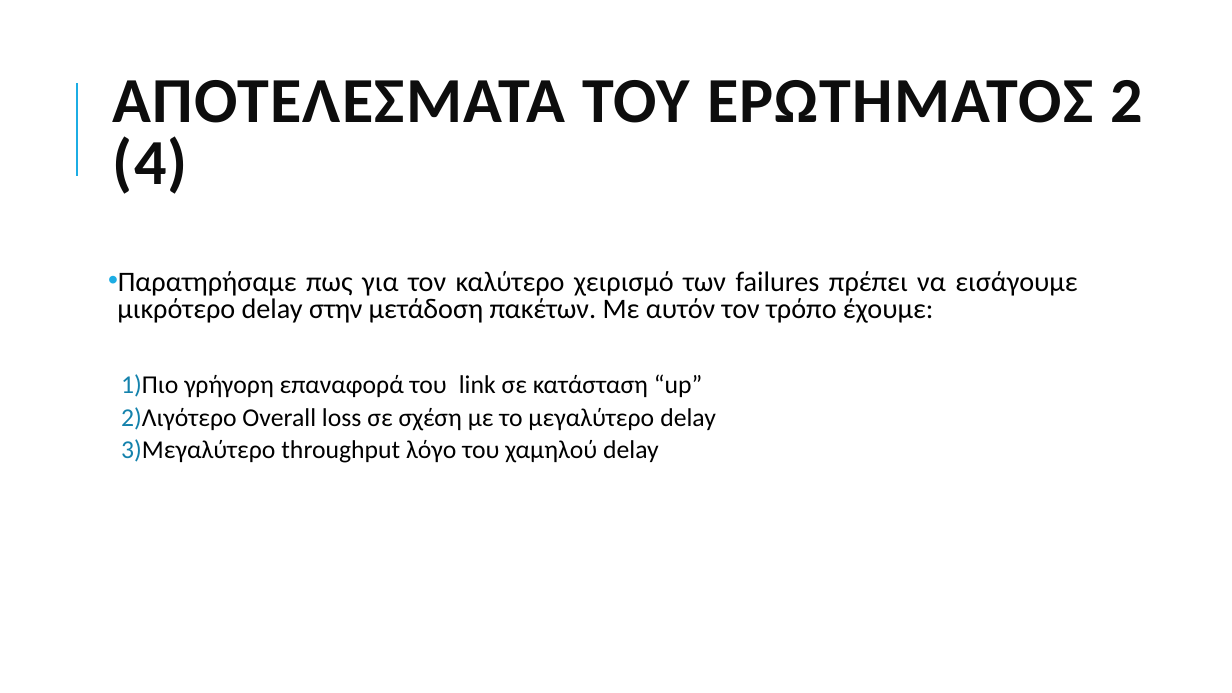
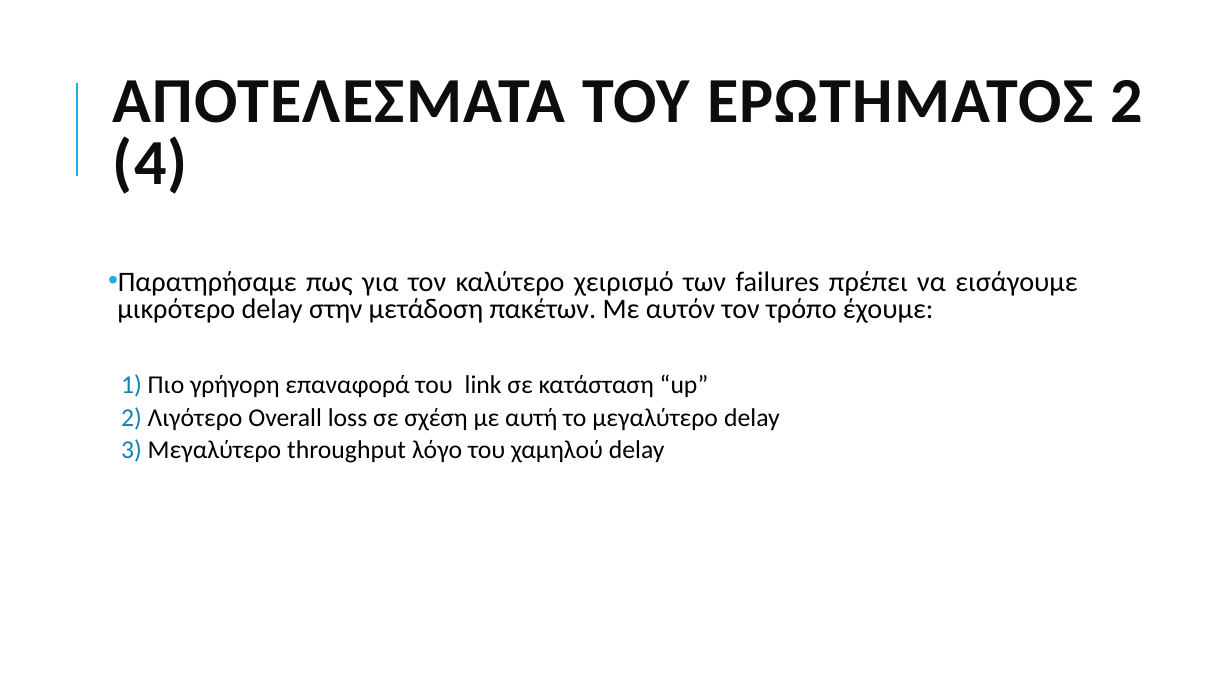
Before and after one commit to grgmyl/Ns3Project, a slide deck: slide 17 of Presentations/Ns-3_presentation_F.pptx. Drawn at 1232x693 pixels with LibreOffice and Linux fonts; fonts in the diff are those of the drawing. Boxes give left, top, right and bottom in pixels: in the first picture for what was removed or moved away, otherwise in the second. Text is boxed around its words. In the diff, an @@ line names an element or a change of style, - is before the commit and + after.

```diff
--- a/Presentations/Ns-3_presentation_F.pptx
+++ b/Presentations/Ns-3_presentation_F.pptx
@@ text at bbox=[121, 374, 780, 463]: text changed @@
-  1)Πιο γρήγορη επαναφορά του link σε κατάσταση “up”
-  2)Λιγότερο Overall loss σε σχέση με το μεγαλύτερο delay
-  3)Μεγαλύτερο throughput λόγο του χαμηλού delay
+  1) Πιο γρήγορη επαναφορά του link σε κατάσταση “up”
+  2) Λιγότερο Overall loss σε σχέση με αυτή το μεγαλύτερο delay
+  3) Μεγαλύτερο throughput λόγο του χαμηλού delay
```
Also in this commit, not shown: 8 other slides changed.
